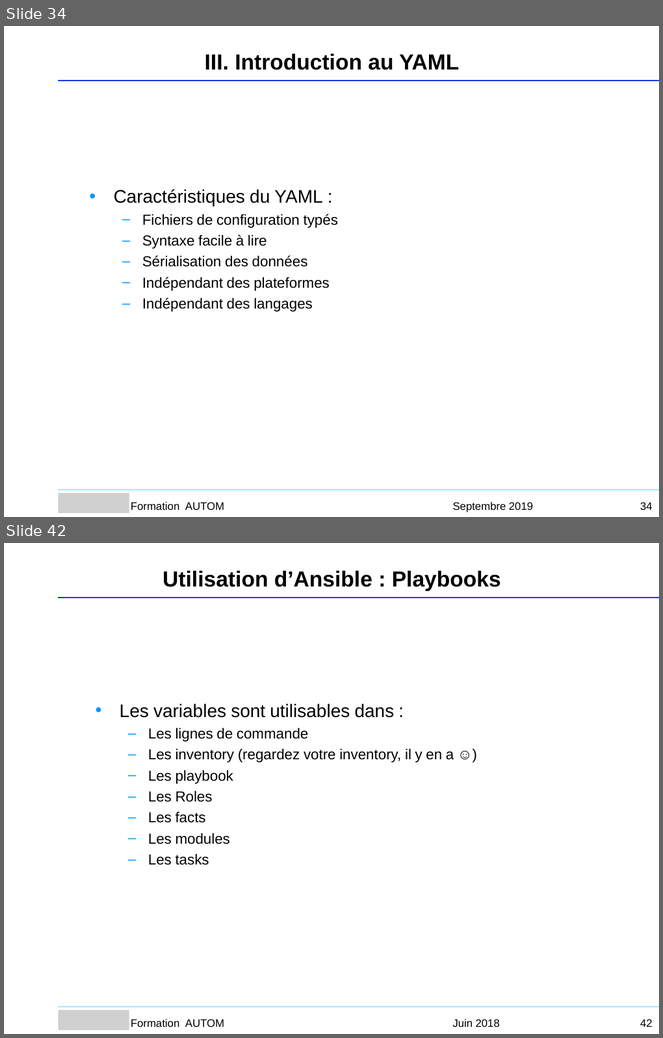
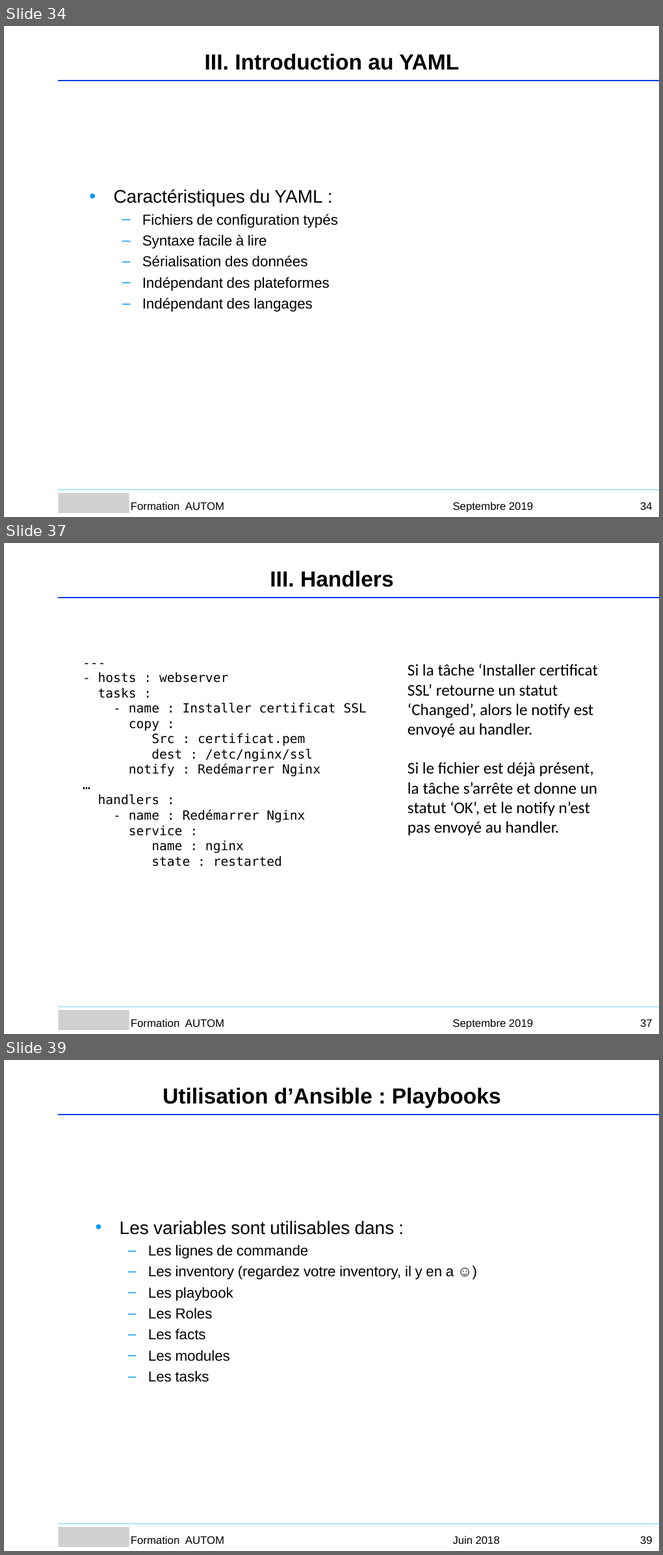
Before and after one commit to Sputnik93/cours_ansible, a slide deck: Ansible_support_cours_AGO.ppt. Shown one above the other, each under a label of ours: slides 34 and 42 before the commit, slides 34, 37 and 39 after it; the slides between them are not shown. The pictures are 663x1038 and 663x1555 pixels, drawn with LibreOffice and Linux fonts; fonts in the diff are those of the drawing; grey boxes stand for pictures; background and template pictures are left out. Boxes give left, top, right and bottom in pixels: in the first picture for what was removed or moved away, otherwise in the second. Text is boxed around its words. In the diff, an @@ line names an element or a change of style, - is before the commit and + after.

```diff
--- a/Ansible_support_cours_AGO.ppt
+++ b/Ansible_support_cours_AGO.ppt
@@ slide 37 added at box(4, 543, 659, 1034), background #FFFFFF @@
@@ text added at box(270, 570, 394, 587), 24 pt, text #000000, bold @@
+III. Handlers
@@ freeform shape added at box(59, 598, 659, 598), outline #053CE8 0.99 pt @@
@@ text added at box(98, 672, 367, 867), 14 pt, text #000000 @@
+---
+- hosts : webserver
+tasks :
+- name : Installer certificat SSL
+copy :
+Src : certificat.pem
+dest : /etc/nginx/ssl
+notify : Redémarrer Nginx
+…
+handlers :
+- name : Redémarrer Nginx
+service :
+name : nginx
+state : restarted
@@ text added at box(408, 664, 598, 835), 18 pt, text #000000 @@
+Si la tâche ‘Installer certificat SSL’ retourne un statut ‘Changed’, alors le notify est envoyé au handler.
+Si le fichier est déjà présent, la tâche s’arrête et donne un statut ‘OK’, et le notify n’est pas envoyé au handler.
@@ freeform shape added at box(59, 1007, 659, 1007), outline #AAE7F9 0.99 pt @@
@@ picture added at box(59, 1011, 130, 1031) @@
@@ text added at box(131, 1019, 224, 1027), 12 pt, text #000000 @@
+Formation AUTOM
@@ text added at box(452, 1019, 533, 1030), 12 pt, text #000000 @@
+Septembre 2019
@@ page number added at box(640, 1019, 653, 1027), 12 pt, text #000000 @@
+37
@@ what was slide 42 is now slide 39 @@
@@ page number at box(640, 1536, 653, 1544): text changed @@
-42
+39
```
Also in this commit, not shown: 1 slide changed, 2 other slides added, 6 slides removed, 1 other file.
